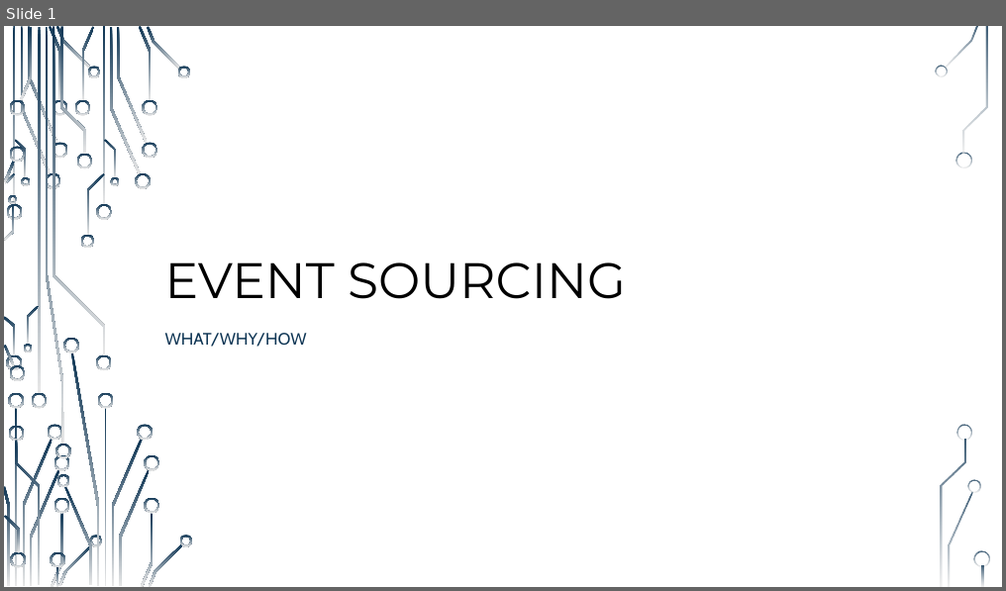
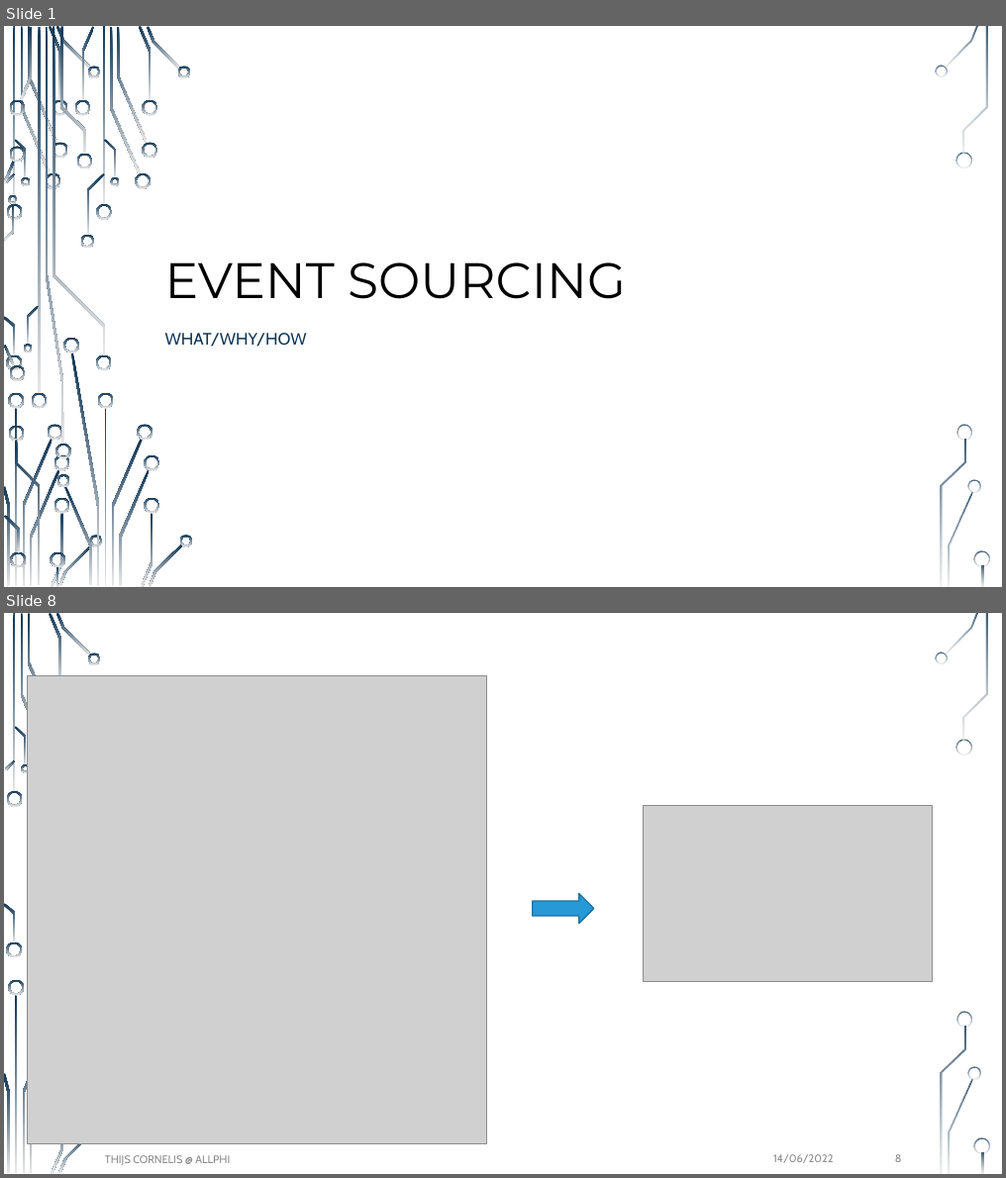
Before and after one commit to thijscornelis/es-lightning-talk, a slide deck: docs/es-lightnig-talk.pptx. Shown one above the other, each under a label of ours: slide 1 before the commit, slides 1 and 8 after it; the slides between them are not shown. The pictures are 1006x591 and 1006x1178 pixels, drawn with LibreOffice and Linux fonts; fonts in the diff are those of the drawing; grey boxes stand for pictures; background and template pictures are left out. Boxes give left, top, right and bottom in pixels: in the first picture for what was removed or moved away, otherwise in the second. Text is boxed around its words. In the diff, an @@ line names an element or a change of style, - is before the commit and + after.

```diff
--- a/docs/es-lightnig-talk.pptx
+++ b/docs/es-lightnig-talk.pptx
@@ slide 8 added at (x1=4, y1=613, x2=1002, y2=1174), background #FFFFFF; not listed: 29 template elements that a slide beside it also shows @@
@@ picture added at (x1=27, y1=676, x2=487, y2=1145) @@
@@ picture added at (x1=644, y1=805, x2=933, y2=982) @@
@@ right arrow added at (x1=533, y1=894, x2=594, y2=924), fill #2799D7, outline #1D719F 1.25 pt @@
@@ text added at (x1=105, y1=1156, x2=230, y2=1165), 10.5 pt, text #8C8C8C @@
+THIJS CORNELIS @ ALLPHI
@@ text added at (x1=773, y1=1155, x2=834, y2=1163), 10.5 pt, text #8C8C8C @@
+14/06/2022
@@ page number added at (x1=895, y1=1155, x2=902, y2=1162), 10.5 pt, text #8C8C8C @@
+8
```
Also in this commit, not shown: 7 slides changed, 8 other slides added, 10 other files.
